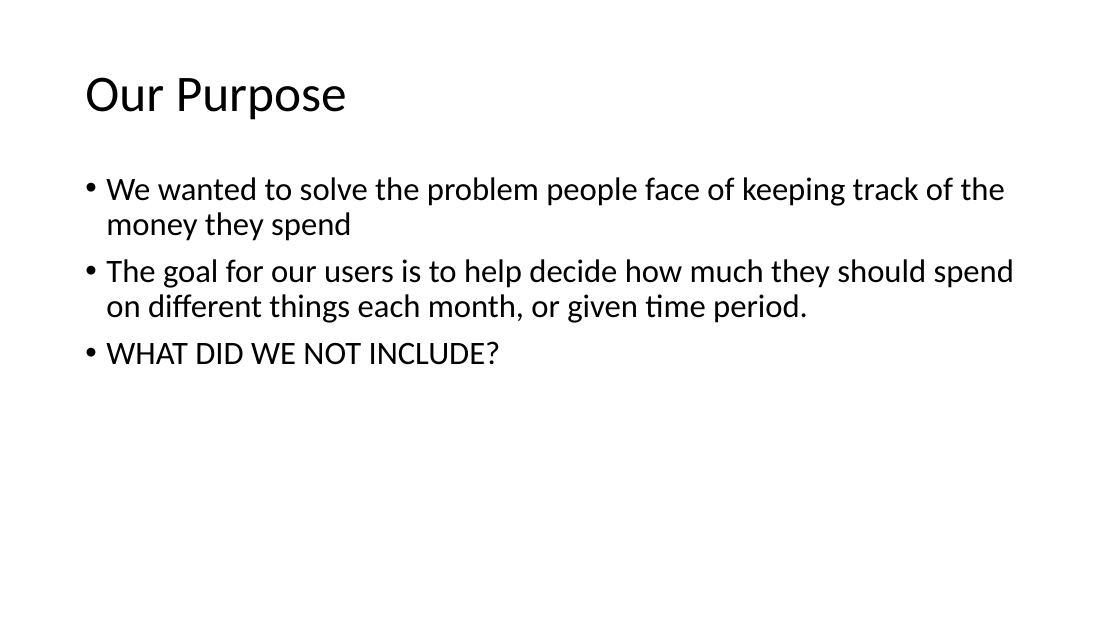
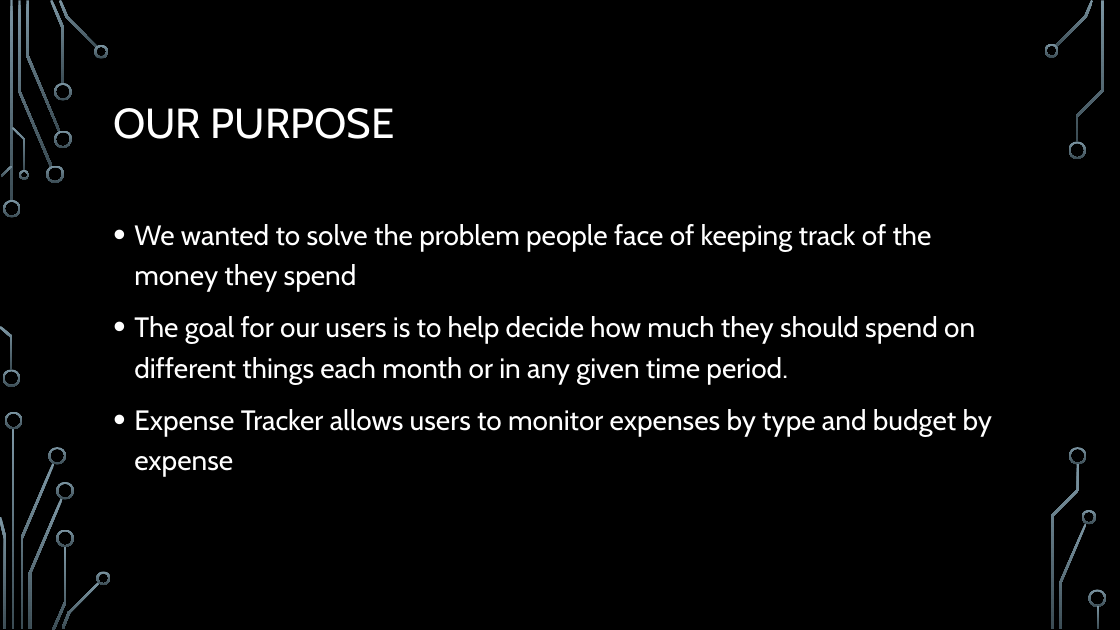
Before and after one commit to alittleton98/COMP-353-Project---Expense-Tracker, a slide deck: slide 3 of documentation/353FinalPresentation.pptx. Drawn at 1120x630 pixels with LibreOffice and Linux fonts; fonts in the diff are those of the drawing; background and template pictures are left out. Boxes give left, top, right and bottom in pixels: in the first picture for what was removed or moved away, otherwise in the second. Text is boxed around its words. In the diff, an @@ line names an element or a change of style, - is before the commit and + after.

```diff
--- a/documentation/353FinalPresentation.pptx
+++ b/documentation/353FinalPresentation.pptx
@@ background #FFFFFF to picture (left out) @@
@@ title at (113, 108, 395, 139): text changed; size 44 to 36 pt; font Calibri to Cabin; text colour #000000 to #FFFFFF @@
-Our Purpose
+OUR PURPOSE
@@ text "We wanted to solve the ...": place and size @@
-text "We wanted to solve the ..." at (106, 177, 1014, 365)
+text "We wanted to solve the ..." at (134, 224, 992, 476)
@@ text at (134, 224, 932, 292): size 28 to 24 pt, font Calibri to Cabin, text colour #000000 to #FFFFFF in "We wanted to solve the problem people ..."; line spacing 0.9 to 1.2 @@
@@ text at (134, 316, 992, 476): text changed; size 28 to 24 pt; font Calibri to Cabin; text colour #000000 to #FFFFFF @@
-• The goal for our users is to help decide how much they should spend on different things each month, or given time period.
-• WHAT DID WE NOT INCLUDE?
+• The goal for our users is to help decide how much they should spend on different things each month or in any given time period.
+• Expense Tracker allows users to monitor expenses by type and budget by expense
@@ group added at (0, 0, 1107, 630): 33 freeform shapes, 3 rectangles @@
```
Also in this commit, not shown: 3 other slides changed, 8 slides added, 4 slides removed, 3 other files.
